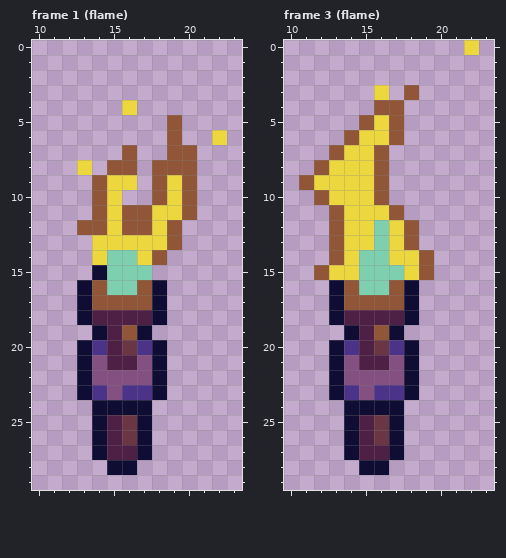
Edited in one commit: pixel-art file (assets/props/Torch.aseprite). The picture above was drawn from the file before the commit.
32x32 pixels, 3 frames. Shown: frame 1 (flame): x 10..23, y 0..29; frame 3 (flame): x 10..23, y 0..29. The commit also changed other frames, which this record leaves out.
New version:
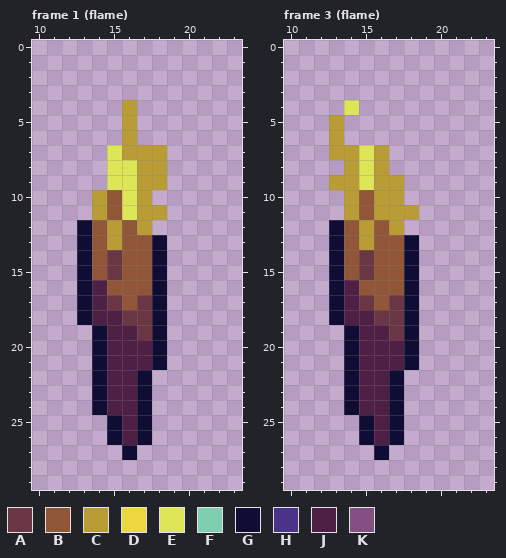
Palette (. is transparent): A #6a3643  B #915637  C #b99c36  D #edd73e  E #dee556  F #7ecfaf  G #100d35  H #4a3388  J #4f2045  K #845082
Changes in this commit:
Changed rows in their new state; - is an unchanged pixel.
Frame 1 (flame):
first column x 13:
 4 ---C------
 5 ---C--.---
 6 ---C--.--.
 7 --ECCC..--
 8 .-EECC..--
 9 -.EECC..--
10 -CBEC...--
11 -CBECC..--
12 G-C-C..---
13 GBCBBG.---
14 GBABBG----
15 GBABBG----
16 -JBB------
17 -JA-A-----
18 ---AA-----
19 ---JAG----
20 .G-JJ-----
21 .G--J-----
22 .GJJG.----
23 .GJJG.----
24 --JJ------
25 -.GJ------
26 -.GJ------
27 -..G.-----
28 --..------
Frame 3 (flame):
first column x 11:
 0 -----------.
 3 -----.-.----
 4 ---E-..-----
 5 --C-...-----
 6 --C....-----
 7 --CCEC------
 8 -..CEC------
 9 ..CCECC-----
10 -..CBCC-----
11 --.CBCCC----
12 --GBCBC.----
13 --GBCBBG----
14 --GBABBG.---
15 -.GBABBG.---
16 ---JBB------
17 ---JA-A-----
18 -----AA-----
19 -----JAG----
20 --.G-JJ-----
21 --.G--J-----
22 --.GJJG.----
23 --.GJJG.----
24 ----JJ------
25 ---.GJ------
26 ---.GJ------
27 ---..G.-----
28 ----..------
Boxes around the changes in both pictures, in picture pixels (x1, y1, x2, y2):
changed: (77, 100, 227, 475)
erased: (464, 40, 479, 55)
changed: (299, 85, 434, 475)
